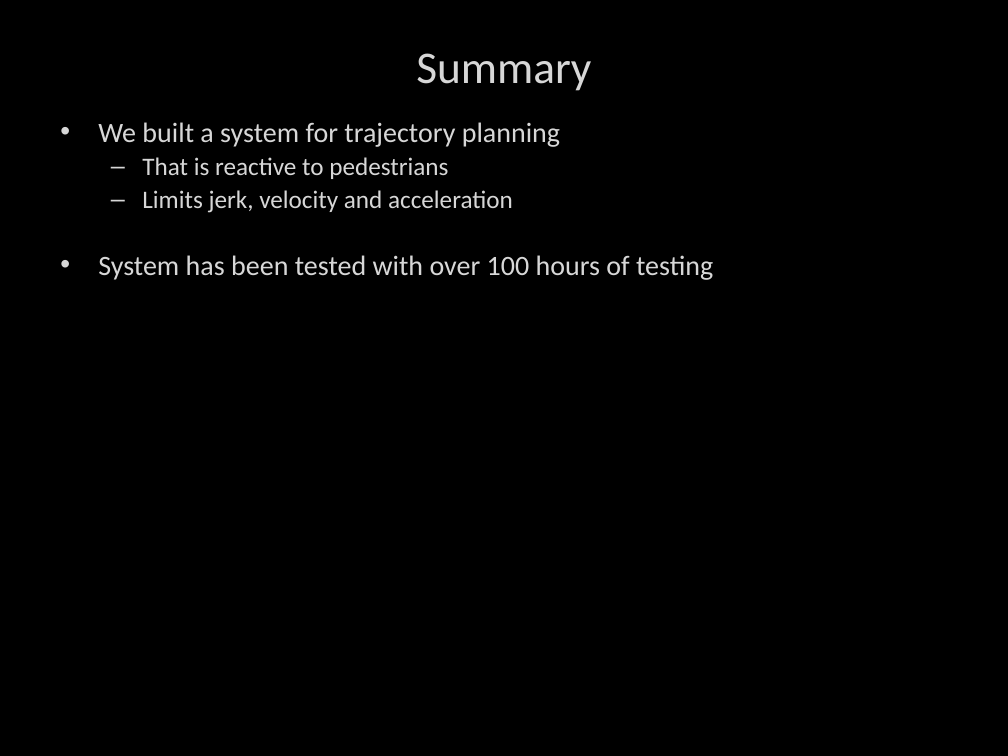
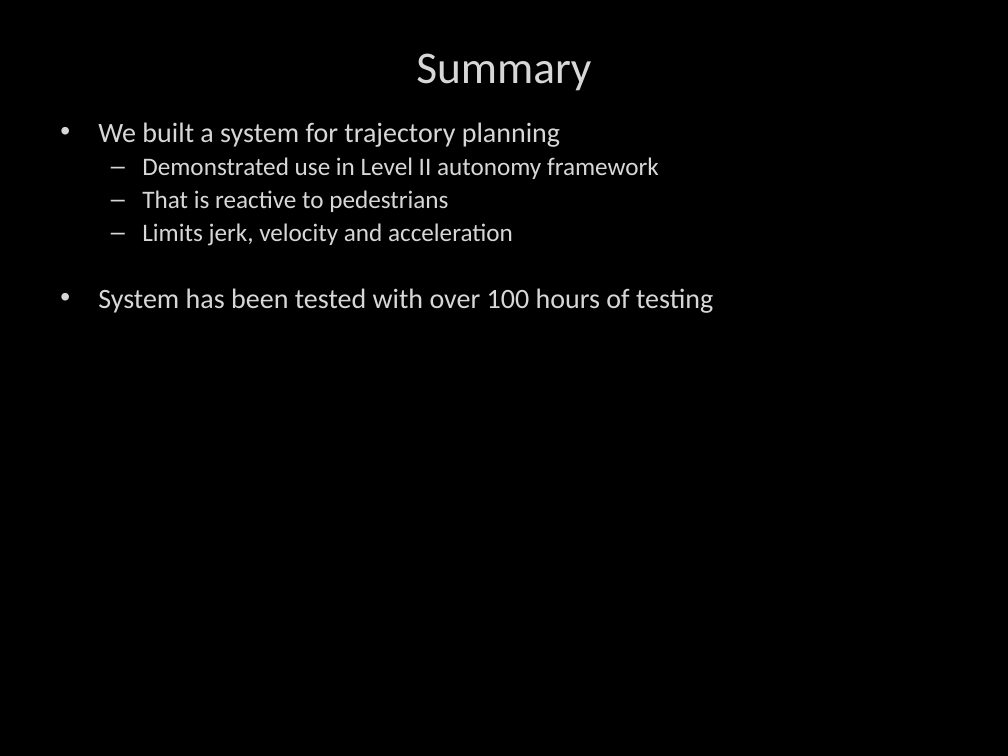
Before and after one commit to ozymandium/IVS-2016, a slide deck: slide 12 of iv2016slides.pptx (slide 13 before the commit). Drawn at 1008x756 pixels with LibreOffice and Linux fonts; fonts in the diff are those of the drawing. Boxes give left, top, right and bottom in pixels: in the first picture for what was removed or moved away, otherwise in the second. Text is boxed around its words. In the diff, an @@ line names an element or a change of style, - is before the commit and + after.

```diff
--- a/iv2016slides.pptx
+++ b/iv2016slides.pptx
@@ text at (x1=142, y1=157, x2=659, y2=179): paragraph added @@
+  – Demonstrated use in Level II autonomy framework
```
Also in this commit, not shown: 4 other slides changed, 1 slide removed, 1 other file.
